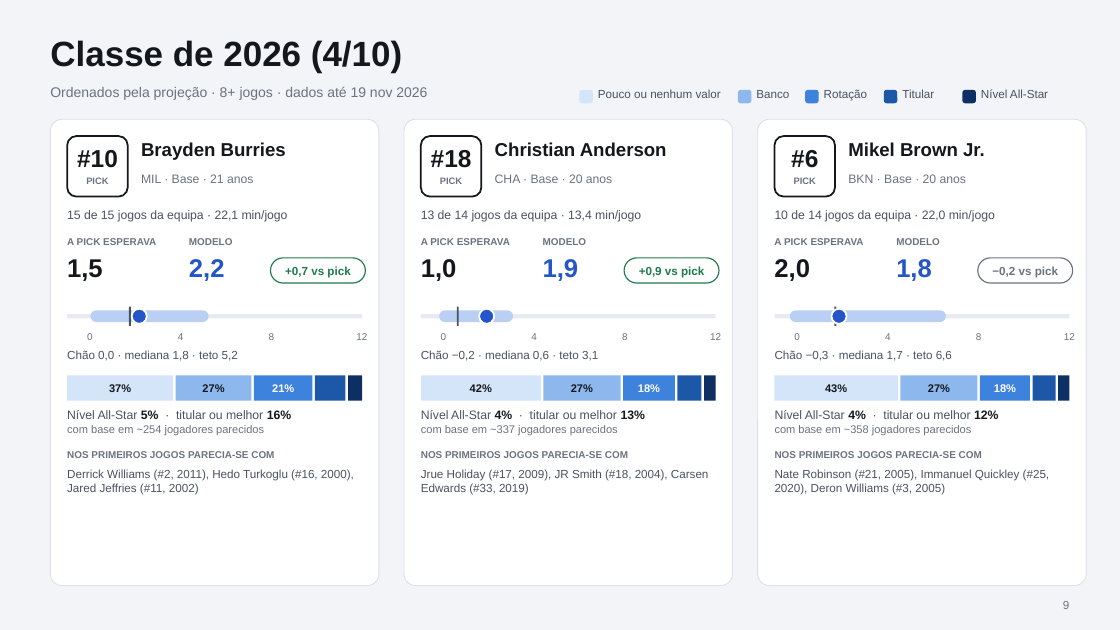
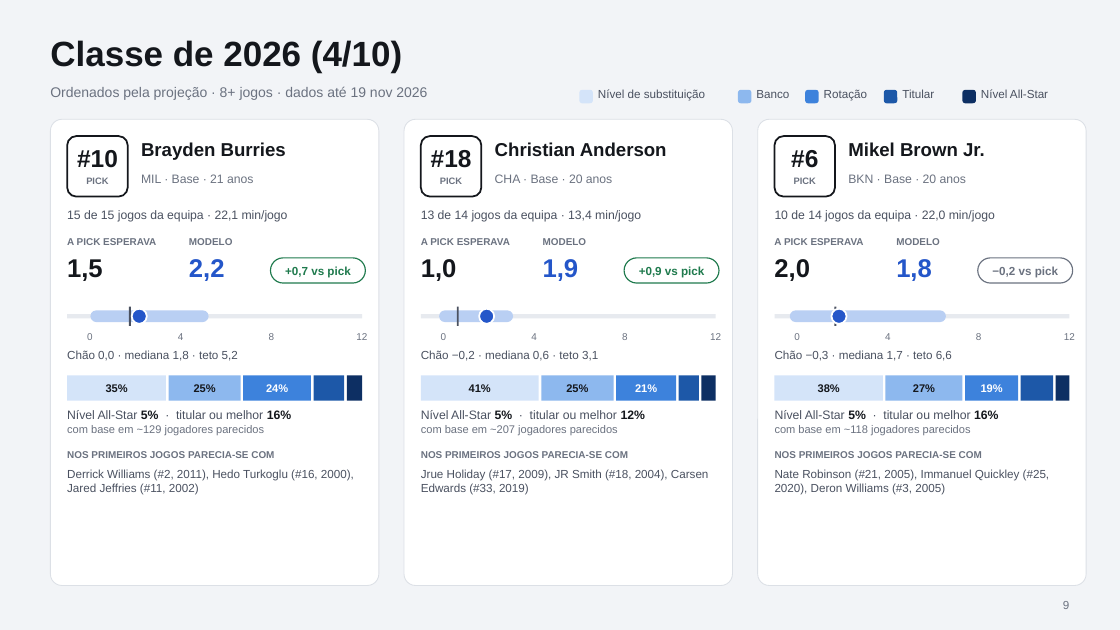
Before and after one commit to coelho121/rookie-projection, a slide deck: slide 9 of reports/rookies_2026_cards.pptx. Drawn at 1120x630 pixels with LibreOffice and Linux fonts; fonts in the diff are those of the drawing. Boxes give left, top, right and bottom in pixels: in the first picture for what was removed or moved away, otherwise in the second. Text is boxed around its words. In the diff, an @@ line names an element or a change of style, - is before the commit and + after.

```diff
--- a/reports/rookies_2026_cards.pptx
+++ b/reports/rookies_2026_cards.pptx
@@ text at box(598, 89, 705, 101): text changed @@
-Pouco ou nenhum valor
+Nível de substituição
@@ rectangle: place and size @@
-rectangle at box(67, 376, 173, 401)
+rectangle at box(67, 376, 166, 401)
@@ text at box(106, 384, 128, 392): text changed @@
-37%
+35%
@@ rectangle: place and size @@
-rectangle at box(176, 376, 251, 401)
+rectangle at box(169, 376, 241, 401)
@@ text at box(194, 384, 216, 392): text changed @@
-27%
+25%
@@ rectangle: place and size @@
-rectangle at box(254, 376, 313, 401)
+rectangle at box(244, 376, 312, 401)
@@ text added at box(266, 384, 288, 392), 9.5 pt, text #FFFFFF, bold @@
+24%
@@ text at box(469, 384, 491, 392): text changed @@
-42%
+41%
@@ rectangle: place and size @@
-rectangle at box(544, 376, 621, 401)
+rectangle at box(541, 376, 613, 401)
@@ text at box(566, 384, 588, 392): text changed @@
-27%
+25%
@@ rectangle: place and size @@
-rectangle at box(623, 376, 676, 401)
+rectangle at box(616, 376, 676, 401)
@@ text "21%": place and size @@
-text "21%" at box(272, 384, 294, 392)
+text "21%" at box(635, 384, 657, 392)
@@ text removed at box(638, 384, 660, 392) @@
-18%
@@ rectangle: place and size @@
-rectangle at box(775, 376, 898, 401)
+rectangle at box(775, 376, 883, 401)
@@ text at box(818, 384, 840, 392): text changed @@
-43%
+38%
@@ 2 rectangles, 1 text: place and size @@
-2 rectangles, 1 text at box(901, 376, 1031, 401)
+2 rectangles, 1 text at box(886, 376, 1018, 401)
@@ text at box(981, 384, 1003, 392): text changed @@
-18%
+19%
@@ rectangle: place and size @@
-rectangle at box(1033, 376, 1055, 401)
+rectangle at box(1021, 376, 1054, 401)
@@ text at box(421, 410, 645, 435): text changed @@
-Nível All-Star 4% · titular ou melhor 13%
-com base em ~337 jogadores parecidos
+Nível All-Star 5% · titular ou melhor 12%
+com base em ~207 jogadores parecidos
@@ text at box(775, 410, 998, 435): text changed @@
-Nível All-Star 4% · titular ou melhor 12%
-com base em ~358 jogadores parecidos
+Nível All-Star 5% · titular ou melhor 16%
+com base em ~118 jogadores parecidos
@@ text at box(67, 425, 264, 435): text changed @@
-com base em ~254 jogadores parecidos
+com base em ~129 jogadores parecidos
```
Also in this commit, not shown: 14 other slides changed, 10 other files.
